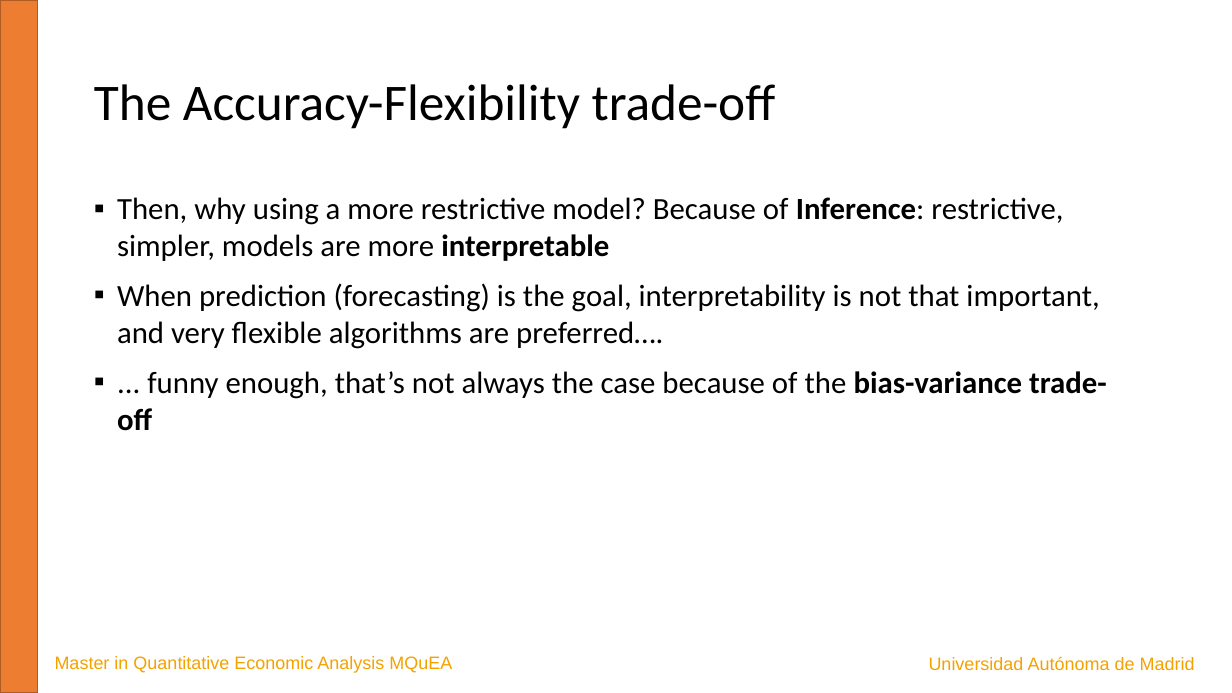
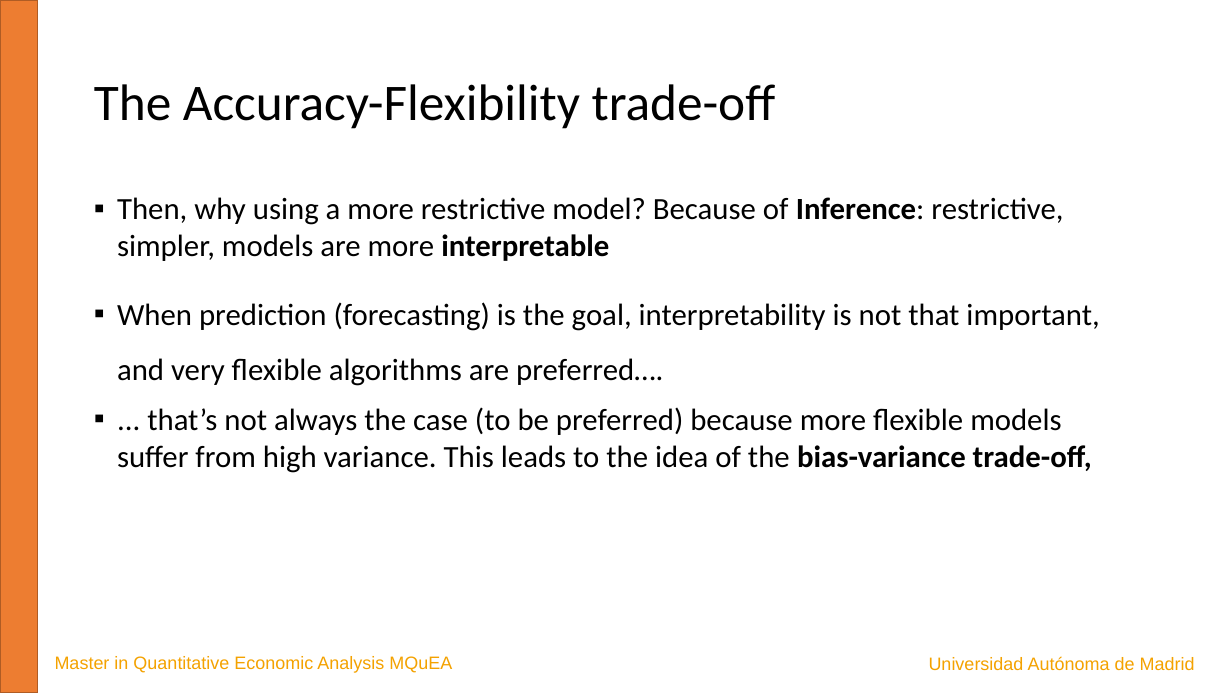
Before and after one commit to JavierBas/IMLEF-MQuEA, a slide deck: slide 15 of Slides/Topic 1 What is ML.pptx (slide 14 before the commit). Drawn at 1232x693 pixels with LibreOffice and Linux fonts; fonts in the diff are those of the drawing. Boxes give left, top, right and bottom in pixels: in the first picture for what was removed or moved away, otherwise in the second. Text is boxed around its words. In the diff, an @@ line names an element or a change of style, - is before the commit and + after.

```diff
--- a/Slides/Topic 1 What is ML.pptx
+++ b/Slides/Topic 1 What is ML.pptx
@@ text at bbox=[117, 302, 1099, 386]: line spacing 1 to 1.5 @@
@@ text at bbox=[117, 407, 1092, 473]: text changed @@
-▪ ... funny enough, that’s not always the case because of the bias-variance trade-off
+▪ ... that’s not always the case (to be preferred) because more flexible models suffer from high variance. This leads to the idea of the bias-variance trade-off,
```
Also in this commit, not shown: 7 other slides changed, 1 slide added.
